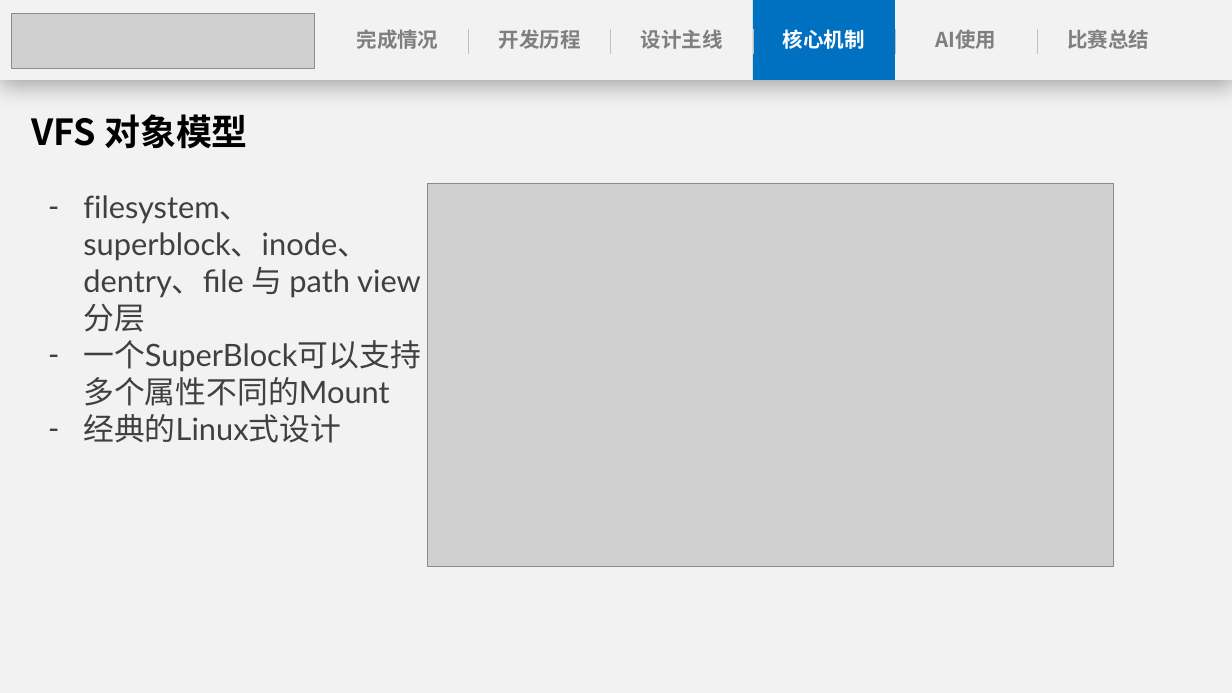
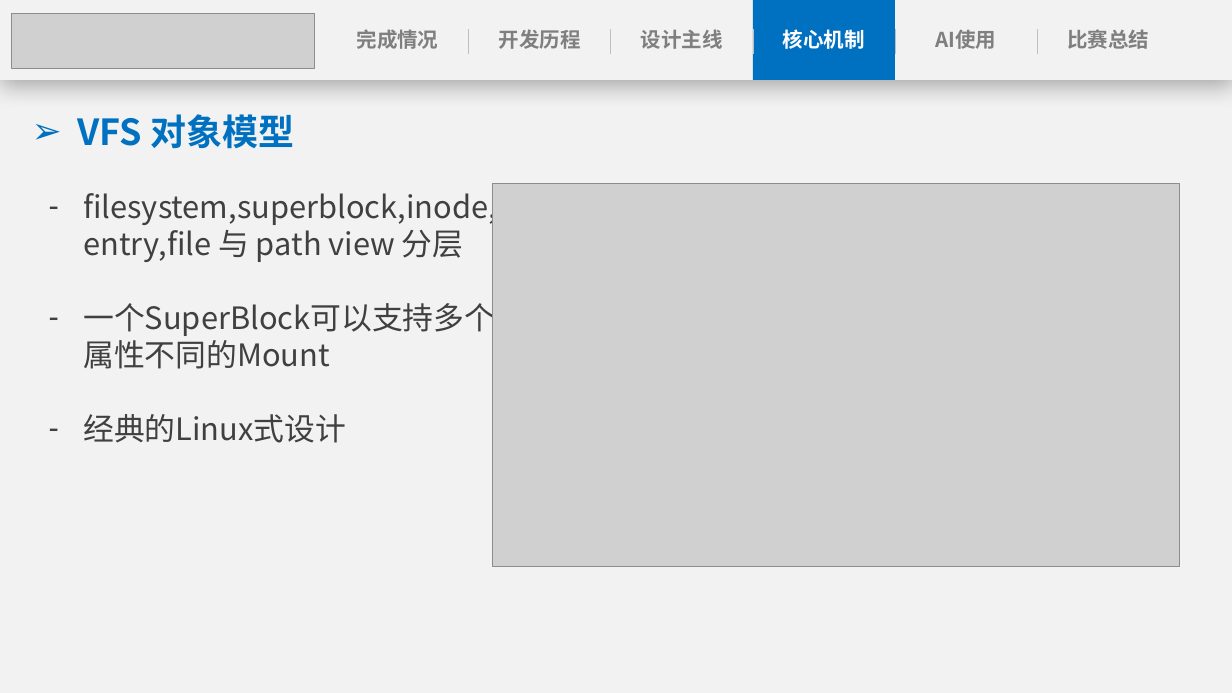
Before and after one commit to anemone-os/anemone, a slide deck: slide 19 of report/ppt/Anemone决赛演示文稿.pptx (slide 18 before the commit). Drawn at 1232x693 pixels with LibreOffice and Linux fonts; fonts in the diff are those of the drawing; grey boxes stand for pictures. Boxes give left, top, right and bottom in pixels: in the first picture for what was removed or moved away, otherwise in the second. Text is boxed around its words. In the diff, an @@ line names an element or a change of style, - is before the commit and + after.

```diff
--- a/report/ppt/Anemone决赛演示文稿.pptx
+++ b/report/ppt/Anemone决赛演示文稿.pptx
@@ text "VFS 对象模型" at (78,114,294,149): text colour #000000 to #0070C0; bullet none to ➢ @@
@@ text at (83,187,515,262): text changed; font Lato to Noto Sans CJK SC @@
-– filesystem、superblock、inode、dentry、file 与 path view 分层
+– filesystem,superblock,inode,dentry,file 与 path view 分层
@@ picture: place and size @@
-picture at (427,183,1114,567)
+picture at (493,183,1179,567)
@@ text at (83,298,495,443): font Lato to Noto Sans CJK SC in "一个SuperBlock可以支持多个属性不同的Mount", "经典的Linux式设计" @@
```
Also in this commit, not shown: 25 other slides changed.
